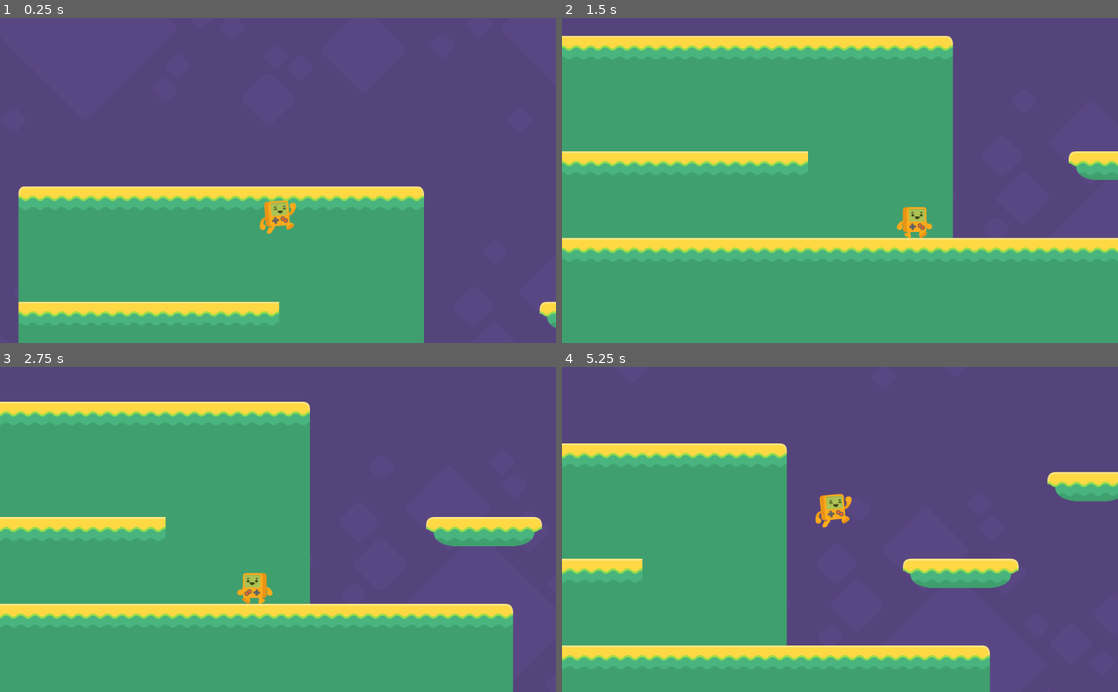
Above: before the commit, frames 1-4 (two rows, left to right).
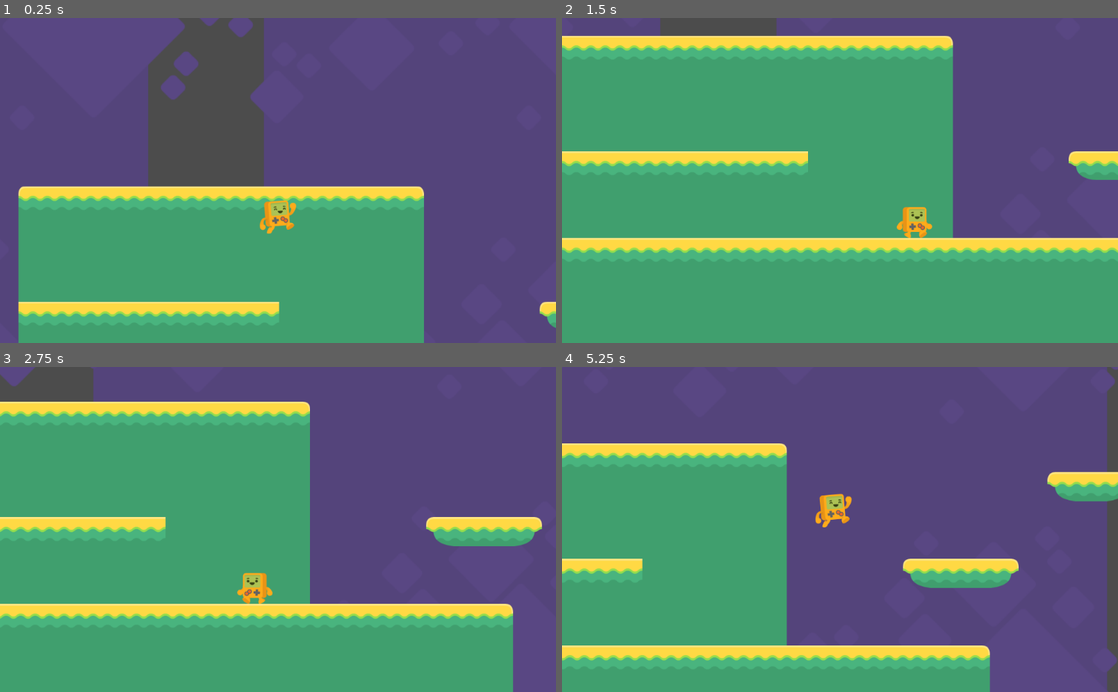
Above: after the commit, the same moments.

Repository: nkpresh/platforme-Game
Game: Godot game, scene res://Level1.tscn
The game is run twice, just before and just after one commit, with the same random seed, the same clock (stepped at 60 frames per second) and the same inputs.
Inputs:
- Up to frame 1 (0.25 s): no input
- Up to frame 2 (1.5 s): hold Right (right) from 0.53 s (still down); tap Up (jump) at 0.77 s
- Up to frame 3 (2.75 s): tap Up (jump) at 1.52 s; release Right (right) at 2.03 s; hold Left (left) from 2.03 s (still down)
- Up to frame 4 (5.25 s): release Left (left) at 2.78 s; hold Right (right) 2.78-4.28 s; tap Up (jump) at 3.02, 3.77, 4.52 s; hold Left (left) 4.28-5.03 s; hold Right (right) from 5.03 s (still down)

The runs differ from the first frame. In frame 1, 9.5% of the frame differs, in the area x 26-48%, y 0-52%; in frame 2, 1.2%; in frame 3, 1.5%; in frame 4, 1.7%.

Commit message:
still working

Diff:
--- a/Level1.tscn
+++ b/Level1.tscn
@@ -57,7 +57,8 @@
 [node name="ParallaxBackground" type="ParallaxBackground" parent="."]
 
 [node name="Purple Sky" type="ParallaxLayer" parent="ParallaxBackground"]
-motion_mirroring = Vector2( 1280, 960 )
+motion_scale = Vector2( 1.5, 1.5 )
+motion_mirroring = Vector2( 1536, 960 )
 
 [node name="Sprite" type="Sprite" parent="ParallaxBackground/Purple Sky"]
 position = Vector2( 61.4306, -28.4678 )
@@ -66,6 +67,7 @@
 centered = false
 
 [node name="nearby Blocks" type="ParallaxLayer" parent="ParallaxBackground"]
+motion_scale = Vector2( 0.7, 0.6 )
 motion_mirroring = Vector2( 1120, 840 )
 
 [node name="Sprite" type="Sprite" parent="ParallaxBackground/nearby Blocks"]
